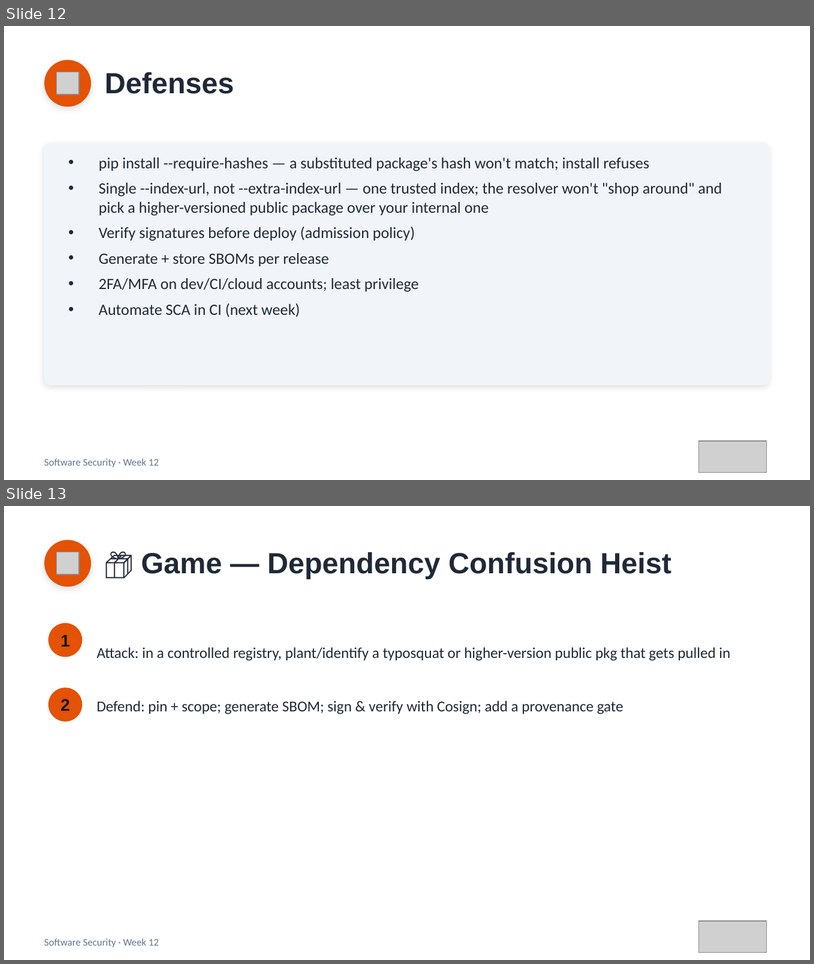
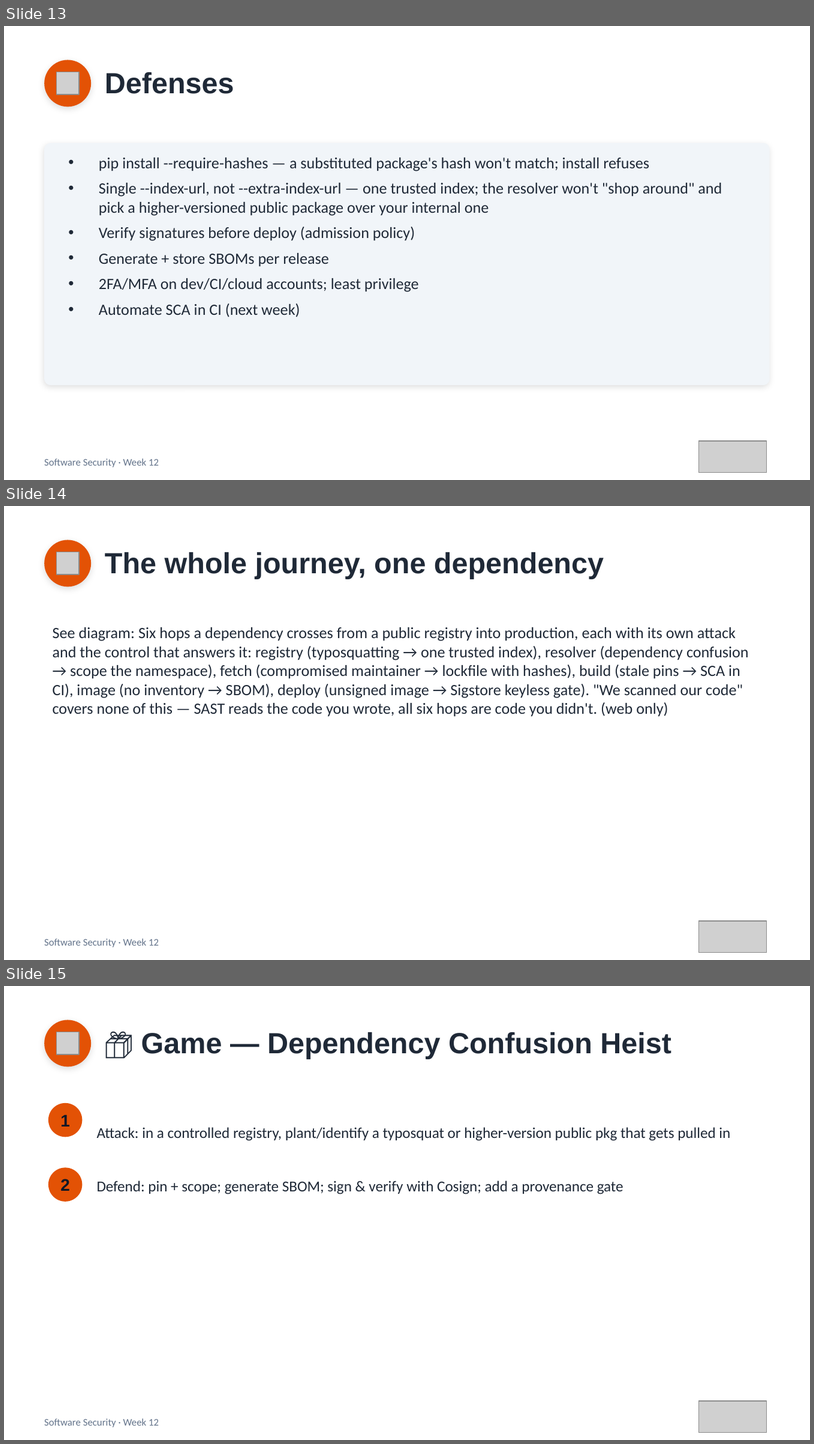
Before and after one commit to 6531503085Sutapat/software-security, a slide deck: slides/pptx/week12.pptx. Shown one above the other, each under a label of ours: slides 12 and 13 before the commit, slides 13, 14 and 15 after it. The pictures are 814x964 and 814x1444 pixels, drawn with LibreOffice and Linux fonts; fonts in the diff are those of the drawing; grey boxes stand for pictures. Boxes give left, top, right and bottom in pixels: in the first picture for what was removed or moved away, otherwise in the second. Text is boxed around its words. In the diff, an @@ line names an element or a change of style, - is before the commit and + after.

```diff
--- a/slides/pptx/week12.pptx
+++ b/slides/pptx/week12.pptx
@@ slide 14 added at (x1=4, y1=506, x2=810, y2=960), background #FFFFFF @@
@@ ellipse added at (x1=44, y1=540, x2=91, y2=586), fill #E35205 @@
@@ picture added at (x1=56, y1=552, x2=79, y2=574) @@
@@ text added at (x1=105, y1=552, x2=604, y2=579), 26 pt, text #1F2937, bold @@
+The whole journey, one dependency
@@ text added at (x1=53, y1=627, x2=749, y2=717), 14 pt, text #1F2937 @@
+See diagram: Six hops a dependency crosses from a public registry into production, each with its own attack and the control that answers it: registry (typosquatting → one trusted index), resolver (dependency confusion → scope the namespace), fetch (compromised maintainer → lockfile with hashes), build (stale pins → SCA in CI), image (no inventory → SBOM), deploy (unsigned image → Sigstore keyless gate). "We scanned our code" covers none of this — SAST reads the code you wrote, all six hops are code you didn't. (web only)
@@ picture added at (x1=699, y1=921, x2=767, y2=952) @@
@@ text added at (x1=44, y1=938, x2=159, y2=947), 9 pt, text #64748B @@
+Software Security · Week 12
@@ what was slide 12 is now slide 13 @@
@@ what was slide 13 is now slide 15 @@
```
Also in this commit, not shown: 1 other slide added, 5 other files.
